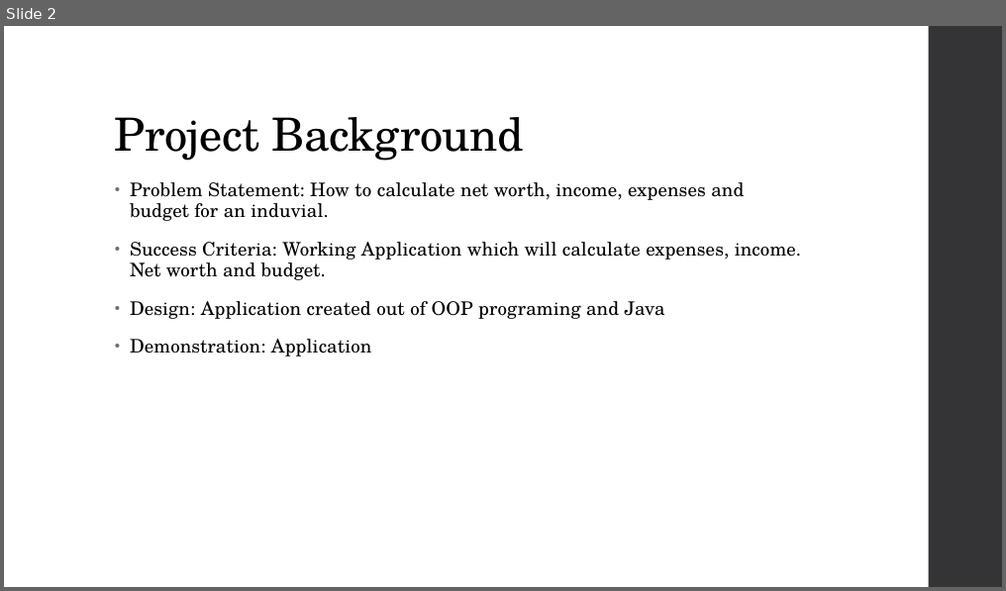
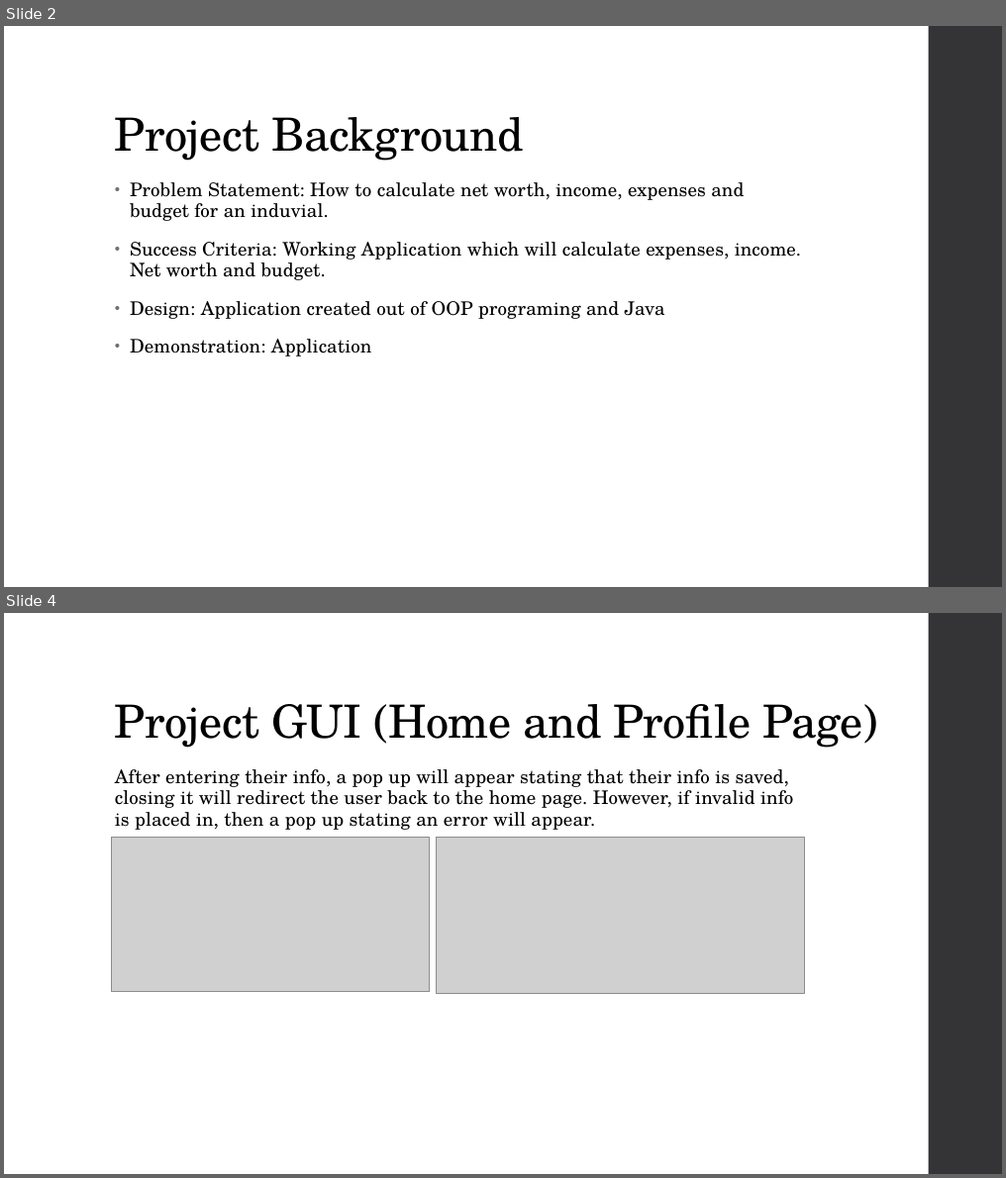
Before and after one commit to Dalicanka/Final-Project, a slide deck: Documentation/Year-End-Project-Presentation.pptx. Shown one above the other, each under a label of ours: slide 2 before the commit, slides 2 and 4 after it; the slides between them are not shown. The pictures are 1006x591 and 1006x1178 pixels, drawn with LibreOffice and Linux fonts; fonts in the diff are those of the drawing; grey boxes stand for pictures. Boxes give left, top, right and bottom in pixels: in the first picture for what was removed or moved away, otherwise in the second. Text is boxed around its words. In the diff, an @@ line names an element or a change of style, - is before the commit and + after.

```diff
--- a/Documentation/Year-End-Project-Presentation.pptx
+++ b/Documentation/Year-End-Project-Presentation.pptx
@@ slide 4 added at box(4, 613, 1002, 1174), background #FFFFFF; not listed: 1 template element that a slide beside it also shows @@
@@ title added at box(115, 704, 877, 748), 44 pt, text #000000 @@
+Project GUI (Home and Profile Page)
@@ text added at box(115, 769, 793, 830), 18 pt, text #000000 @@
+After entering their info, a pop up will appear stating that their info is saved, closing it will redirect the user back to the home page. However, if invalid info is placed in, then a pop up stating an error will appear.
@@ picture added at box(112, 838, 430, 992) @@
@@ picture added at box(436, 838, 805, 993) @@
```
Also in this commit, not shown: 4 other slides added.
